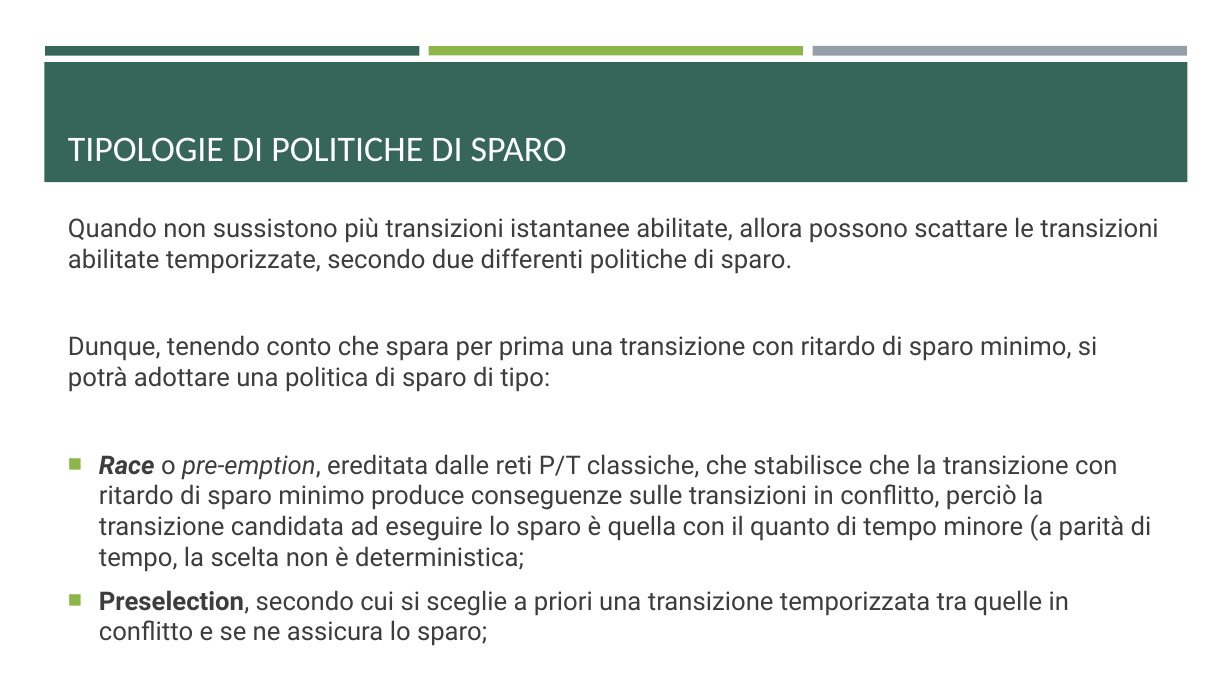
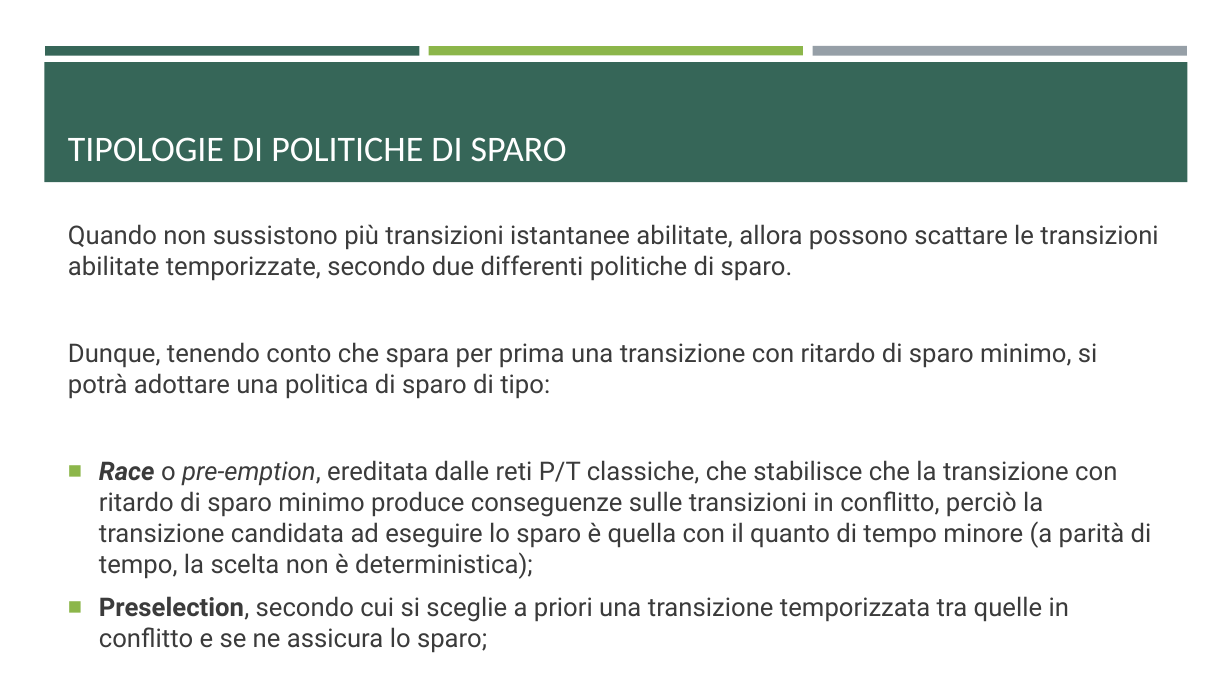
Before and after one commit to ivochan/RecirculatingPalletWarehouse, a slide deck: slide 32 of Reti di Petri.pptx. Drawn at 1232x693 pixels with LibreOffice and Linux fonts; fonts in the diff are those of the drawing. Boxes give left, top, right and bottom in pixels: in the first picture for what was removed or moved away, otherwise in the second. Text is boxed around its words. In the diff, an @@ line names an element or a change of style, - is before the commit and + after.

```diff
--- a/Reti di Petri.pptx
+++ b/Reti di Petri.pptx
@@ text "Quando non sussistono più transizioni ...": place and size @@
-text "Quando non sussistono più transizioni ..." at (68, 217, 1158, 646)
+text "Quando non sussistono più transizioni ..." at (68, 224, 1158, 653)
@@ text at (68, 224, 1158, 653): text colour #3D3D3D to #3B3B3B in "Quando non sussistono più transizioni istantanee abilitate, ...", "Dunque, tenendo conto che spara per prima ...", "Preselection, secondo cui si sceglie a priori ..." @@
@@ text at (99, 460, 1152, 579): text changed; text colour #3D3D3D to #3B3B3B @@
-■ Race o pre-emption, ereditata dalle reti P/T classiche, che stabilisce che la transizione con ritardo di sparo minimo produce conseguenze sulle transizioni in conflitto, perciò la transizione candidata ad eseguire lo sparo è quella con il quanto di tempo minore (a parità di tempo, la scelta non è deterministica;
+■ Race o pre-emption, ereditata dalle reti P/T classiche, che stabilisce che la transizione con ritardo di sparo minimo produce conseguenze sulle transizioni in conflitto, perciò la transizione candidata ad eseguire lo sparo è quella con il quanto di tempo minore (a parità di tempo, la scelta non è deterministica);
```
Also in this commit, not shown: 20 other slides changed, 8 slides added, 2 slides removed, 11 other files.
